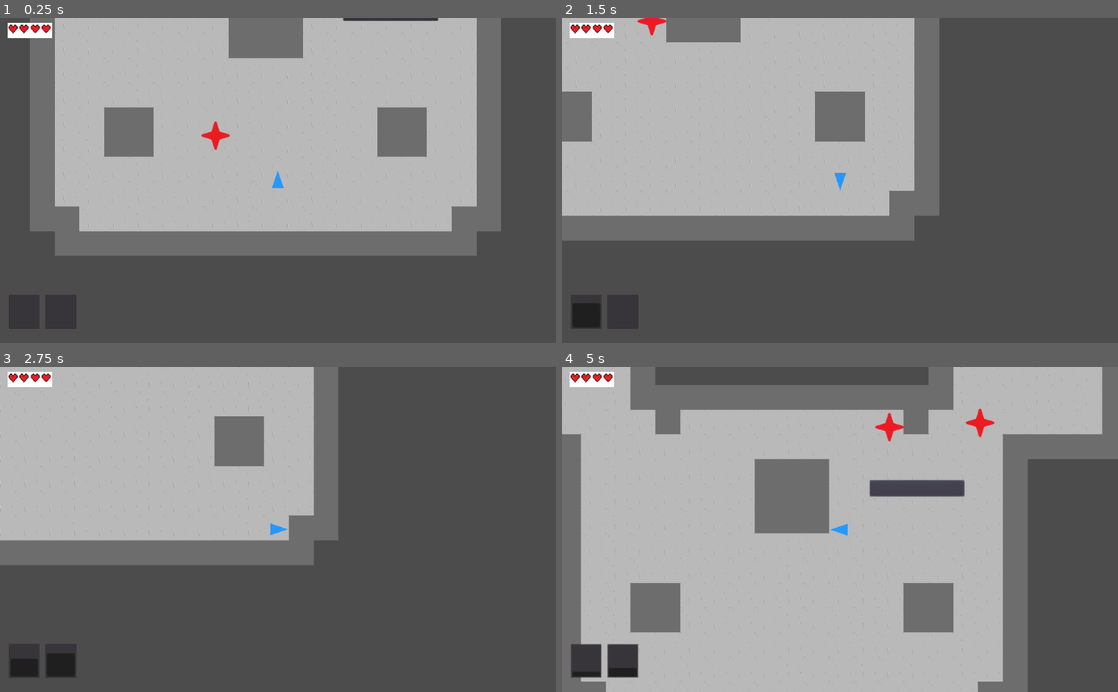
Above: before the commit, frames 1-4 (two rows, left to right).
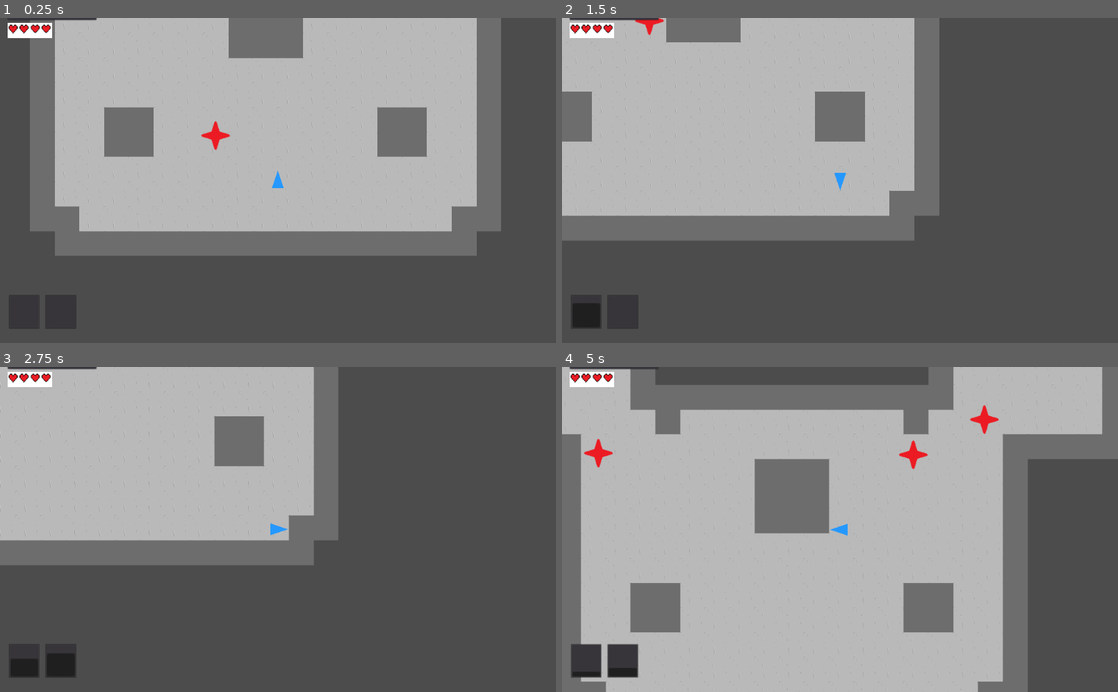
Above: after the commit, the same moments.

Repository: steagray/FA22-Senior-Design
Game: Godot game, scene res://Scenes/Enemy Test Scene.tscn
The game is run twice, just before and just after one commit, with the same random seed, the same clock (stepped at 60 frames per second) and the same inputs.
Inputs (mouse positions are in pixels of both pictures, inside the frame that each line leads up to):
- Up to frame 1 (0.25 s): no input
- Up to frame 2 (1.5 s): tap Enter at 0.5 s; hold Right (ui_right) 0.53-1.28 s; hold Z (spell_one) 0.53-1.28 s; hold Down (ui_down) from 1.28 s (still down); tap X (spell_two) at 1.35 s
- Up to frame 3 (2.75 s): tap Space at 2 s; release Down (ui_down) at 2.03 s; hold Right (ui_right) from 2.03 s (still down); hold Z (spell_one) from 2.03 s (still down)
- Up to frame 4 (5 s): tap Enter at 2.75 s; release Right (ui_right) at 2.78 s; release Z (spell_one) at 2.78 s; hold Up (ui_up) 2.78-3.5 s; tap X (spell_two) at 2.85 s; click (789, 484) at 3.52 s; hold Left (ui_left) from 4.28 s (still down); hold Z (spell_one) from 4.28 s (still down)

The runs differ from the first frame. In frame 1, 0.3% of the frame differs, in the area x 1-79%, y 0-2%; in frame 2, 0.2%; in frame 3, 0.1%; in frame 4, 1.7%, in the area x 1-79%, y 0-40%.

Commit message:
various melee tank updates + UI heal

Diff:
--- a/Scenes/Enemy Test Scene.tscn
+++ b/Scenes/Enemy Test Scene.tscn
@@ -11,12 +11,6 @@
 format = 1
 tile_data = PoolIntArray( 0, 1, 0, 1, 1, 0, 2, 1, 0, 3, 1, 0, 4, 1, 0, 5, 1, 0, 6, 1, 0, 7, 1, 0, 19, 1, 0, 20, 1, 0, 2 …(4540 unchanged characters)…
 
-[node name="Button" type="Button" parent="."]
-margin_left = 1065.0
-margin_top = 439.0
-margin_right = 1308.0
-margin_bottom = 480.0
-
 [node name="MeleeTank2" parent="." instance=ExtResource( 3 )]
 position = Vector2( 735, 778 )
 
--- a/Scenes/Tutorial.tscn
+++ b/Scenes/Tutorial.tscn
@@ -1,6 +1,7 @@
-[gd_scene load_steps=7 format=2]
+[gd_scene load_steps=8 format=2]
 
 [ext_resource path="res://Scenes/Player.tscn" type="PackedScene" id=1]
+[ext_resource path="res://Scenes/MeleeTank1.tscn" type="PackedScene" id=2]
 [ext_resource path="res://Assets/TutorailTilesetTest.png" type="Texture" id=3]
 [ext_resource path="res://Scripts/Tutorial.gd" type="Script" id=5]
 
@@ -88,4 +89,13 @@
 position = Vector2( 6658.25, 170.5 )
 shape = SubResource( 7 )
 
+[node name="MeleeTank1" parent="." instance=ExtResource( 2 )]
+position = Vector2( 4377, -128 )
+
+[node name="MeleeTank3" parent="." instance=ExtResource( 2 )]
+position = Vector2( 4586, 791 )
+
+[node name="MeleeTank2" parent="." instance=ExtResource( 2 )]
+position = Vector2( 5102, 109 )
+
 [connection signal="body_entered" from="OverworldLoad" to="." method="_on_OverworldLoad_body_entered"]
--- a/Scenes/UI.tscn
+++ b/Scenes/UI.tscn
@@ -1,9 +1,10 @@
-[gd_scene load_steps=5 format=2]
+[gd_scene load_steps=6 format=2]
 
 [ext_resource path="res://Scripts/UI_spellbar_spellone.gd" type="Script" id=1]
 [ext_resource path="res://Scripts/UI_spellbar_spelltwo.gd" type="Script" id=2]
 [ext_resource path="res://Assets/healthbar2_stretched.png" type="Texture" id=3]
 [ext_resource path="res://Scripts/UI_healthbar.gd" type="Script" id=4]
+[ext_resource path="res://Scripts/Revive.gd" type="Script" id=5]
 
 [node name="Control" type="Control"]
 anchor_right = 1.0
@@ -41,3 +42,12 @@
 value = 4.0
 texture_progress = ExtResource( 3 )
 script = ExtResource( 4 )
+
+[node name="ReviveButton" type="Button" parent="."]
+margin_left = 30.0
+margin_top = -12.0
+margin_right = 258.0
+margin_bottom = 8.0
+script = ExtResource( 5 )
+
+[connection signal="pressed" from="ReviveButton" to="HealthBar" method="on_onDamage"]
--- a/Scripts/Player.gd
+++ b/Scripts/Player.gd
@@ -3,12 +3,15 @@
 
 
 # Declare member variables here.
-
+var invulnTimer : Timer
 
 signal onDamage
 
 # Called when the node enters the scene tree for the first time.
 func _ready():
+	invulnTimer = Timer.new()
+	invulnTimer.one_shot = true
+	self.add_child(invulnTimer)
 	# Set up Player UI
 	var UI = load("res://Scenes/UI.tscn").instance()
 
@@ -21,15 +24,12 @@
 	pass
 
 # Called every frame. 'delta' is the elapsed time since the previous frame.
-func _process(delta):
+func _physics_process(delta):
 	# Cooldown timer
 	if spellone.currCD > 0:
 		spellone.currCD -= delta
 	if spelltwo.currCD > 0:
 		spelltwo.currCD -= delta
-	# Damage Immunity Cooldown
-	#if damageCooldown > 0:
-	#	damageCooldown -= delta
 
 	# Movement handling
 	if stats.canMove:
@@ -61,22 +61,12 @@
 	$PlayerCam.rotation_degrees = 360 - rotation_degrees
 
 func takedmg():
-	print("Ow!")
-	stats.health -= 1
-	emit_signal("onDamage")
-	if stats.health == 0:
-		print("I am die, thank you 4eva")
-		stats.canMove = false
-
-func _on_Button_pressed():
-	takedmg()
-	if stats.health < 0:
-		stats.canMove = true
-		stats.health = 4
+	# Invulnerability timer
+	if not invulnTimer.time_left > 0:
+		print("Ow!")
+		stats.health -= 1
 		emit_signal("onDamage")
-		print("RESPAWN")
-
-
-func _on_Area2D_body_entered(body):
-	if body.get_instance_id() == $KinematicPlayer2D.get_instance_id():
-		takedmg()
+		invulnTimer.start(2)
+		if stats.health == 0:
+			print("I am die, thank you 4eva")
+			stats.canMove = false
--- /dev/null
+++ b/Scripts/Revive.gd
@@ -0,0 +1,15 @@
+extends Button
+
+
+# Declare member variables here. Examples:
+# var a = 2
+# var b = "text"
+
+
+# Called when the node enters the scene tree for the first time.
+func _ready():
+	pass # Replace with function body.
+
+func _pressed():
+	stats.health = 4
+	stats.canMove = true
--- a/Scripts/Tutorial.gd
+++ b/Scripts/Tutorial.gd
@@ -8,6 +8,8 @@
 
 # Called when the node enters the scene tree for the first time.
 func _enter_tree():
+	for i in range(1,3):
+		get_node("MeleeTank" + str(i)).speed = 250
 	# Creates a random permutation of the values 1-4 in an array that will define the order elements are offered
 	randomize()
 	while elemOrder.size() < 4:
--- a/Scripts/tanky_melee_enemy.gd
+++ b/Scripts/tanky_melee_enemy.gd
@@ -23,7 +23,8 @@
 	move_and_slide(velocity)
 	if get_slide_count() != 0:
 		if get_slide_collision(get_slide_count() - 1).collider_id == player.get_instance_id():
-			print("PLAYER " + str(get_slide_count()))
+			emit_signal("playerCollide")
+		else:
 			move_and_slide(Vector2(velocity.y, velocity.x))
 
 # Function call for taking damage. Removes sprite from scene when killed
@@ -31,7 +32,6 @@
 	enemy_health -= 1
 	if enemy_health <= 0:
 		queue_free()
-		print("Tango Down")
 
 
 func _on_Button_pressed():
@@ -46,6 +46,11 @@
 	else:
 		$MovementTimer.wait_time = 1
 
+
+func setAggro(x):
+	yield($BehaviorTimer, "timeout")
+	$BehaviorTimer.stop()
+	isAggro = x
 
 func _on_MovementTimer_timeout():
 	var distx = player.position.x - self.position.x # if neg, left of. if pos, right of
--- a/project.godot
+++ b/project.godot
@@ -9,18 +9,12 @@
 config_version=4
 
 _global_script_classes=[ {
-"base": "EditorVCSInterface",
-"class": "GitAPI",
-"language": "NativeScript",
-"path": "res://addons/godot-git-plugin/git_api.gdns"
-}, {
 "base": "Node",
 "class": "spell",
 "language": "GDScript",
 "path": "res://Scripts/spell.gd"
 } ]
 _global_script_class_icons={
-"GitAPI": "",
 "spell": ""
 }
 
